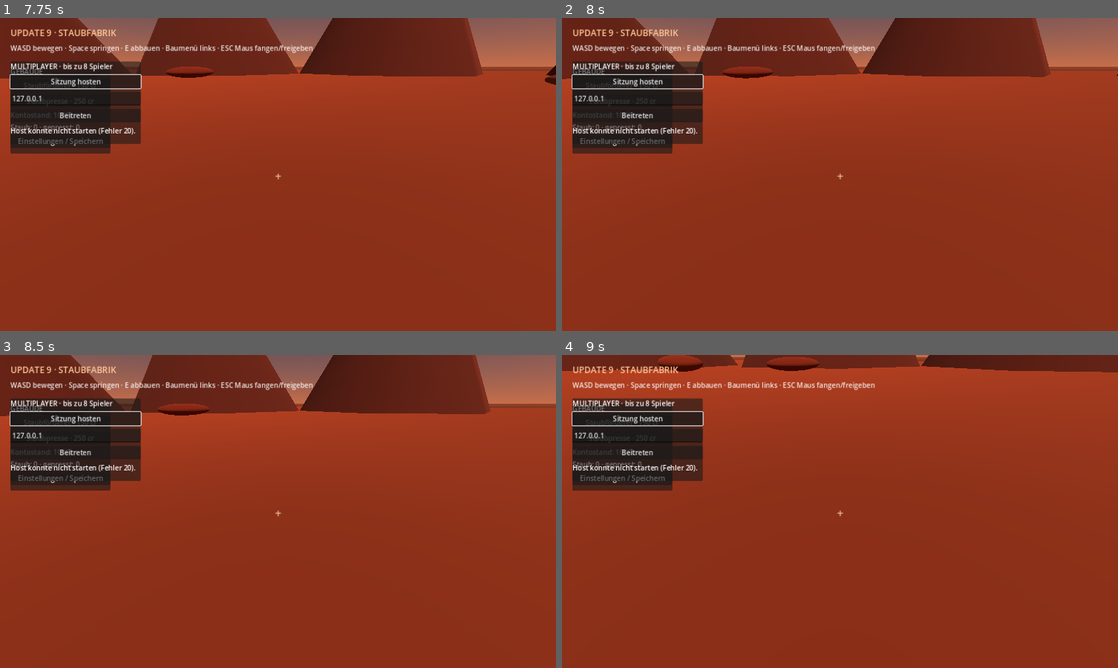
Above: before the commit, frames 1-4 (two rows, left to right).
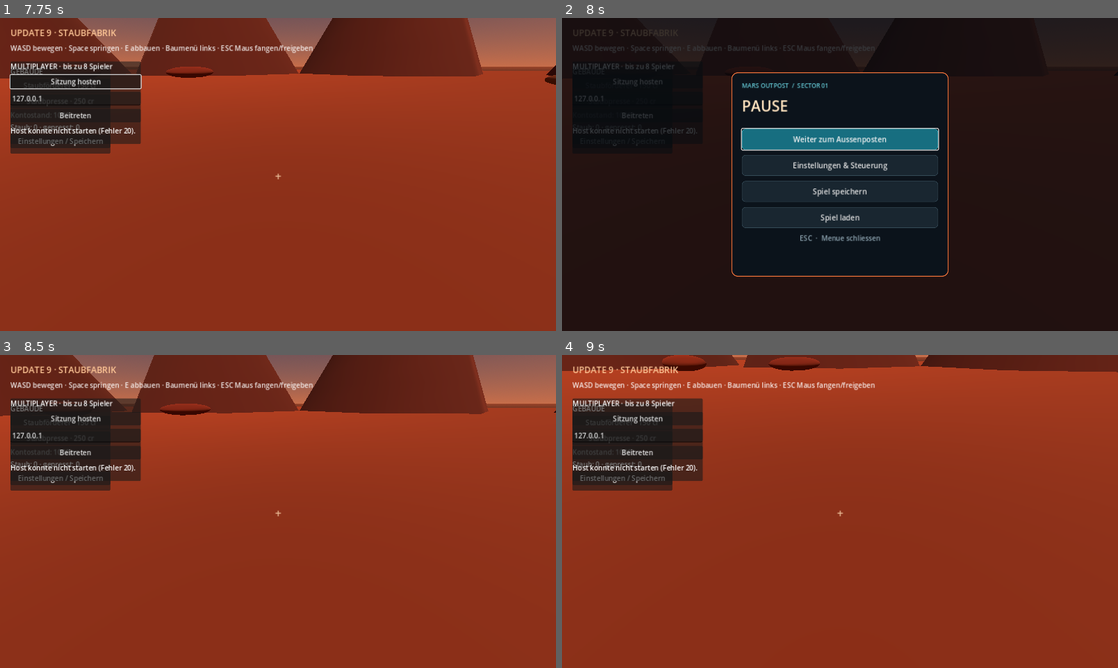
Above: after the commit, the same moments.

Repository: GuysLetsPlay/MarsFactory
Game: Godot game, scene res://main.tscn
Same seed, same stepped clock (60 frames per second), same inputs: the game is played once before the commit and once after it.
Inputs (mouse positions are in pixels of both pictures, inside the frame that each line leads up to):
- Up to frame 1 (7.75 s): click "Einstellungen / Speichern" at 0.5 s; click "Staubförderer · 150 cr" at 1.25 s; click "Staubpresse · 250 cr" at 2 s; click "Beitreten" at 2.75 s; click "Sitzung hosten" at 3.5 s; move the mouse to (305, 174) at 4.27 s; hold W (move_forward) from 4.28 s (still down); tap E every 0.75 s from 4.35 to 7.35 s; click (305, 174) at 4.42 s; move the mouse to (250, 174) at 5.02 s; click (250, 174) at 5.17 s; move the mouse to (289, 168) at 5.77 s; click (289, 168) at 5.92 s; move the mouse to (272, 180) at 6.52 s; click (272, 180) at 6.67 s; move the mouse to (316, 177) at 7.27 s; click (316, 177) at 7.42 s
- Up to frame 2 (8 s): keep holding W (move_forward); tap Escape at 7.9 s
- Up to frame 3 (8.5 s): release W (move_forward) at 8 s; click (278, 477) at 8 s, where only the run after the commit has a clickable "Weiter zum Aussenposten"
- Up to frame 4 (9 s): move the mouse to (795, 508) at 8.77 s; hold W (move_forward) from 8.78 s (still down); tap E at 8.85 s; click (795, 508) at 8.92 s

Frame 1 is identical in both runs. In frame 2, 98% of the frame differs, in the area x 0-100%, y 0-100%; in frame 3, 0.5%; in frame 4, 0.4%.

Commit message:
Pause menu and centered settings UI

Diff:
--- a/main.gd
+++ b/main.gd
@@ -13,11 +13,14 @@
 var balance_label: Label
 var production_label: Label
 var settings_panel: PanelContainer
+var pause_overlay: ColorRect
+var pause_panel: PanelContainer
 var remap_action := ""
 var restoring_save := false
 var key_labels := {"move_forward": "W", "move_back": "S", "move_left": "A", "move_right": "D", "jump": "Space"}
 
 func _ready() -> void:
+	process_mode = Node.PROCESS_MODE_ALWAYS
 	_setup_inputs()
 	_build_world()
 	multiplayer.peer_connected.connect(_on_peer_connected)
@@ -28,9 +31,12 @@
 	_spawn_player(multiplayer.get_unique_id())
 	_build_hud()
 	_build_network_menu()
+	_build_pause_menu()
 	_update_economy_ui()
 
 func _process(delta: float) -> void:
+	if get_tree().paused:
+		return
 	machine_timer += delta
 	if machine_timer >= 1.0:
 		machine_timer -= 1.0
@@ -375,9 +381,14 @@
 
 func _build_settings(layer: CanvasLayer) -> void:
 	settings_panel = PanelContainer.new()
-	settings_panel.position = Vector2(280, 112)
-	settings_panel.custom_minimum_size = Vector2(320, 300)
+	settings_panel.set_anchors_and_offsets_preset(Control.PRESET_CENTER)
+	settings_panel.offset_left = -230
+	settings_panel.offset_top = -210
+	settings_panel.offset_right = 230
+	settings_panel.offset_bottom = 210
 	settings_panel.visible = false
+	settings_panel.process_mode = Node.PROCESS_MODE_ALWAYS
+	settings_panel.add_theme_stylebox_override("panel", _menu_style(Color(0.055, 0.085, 0.12, 0.98), Color(0.24, 0.72, 0.82)))
 	layer.add_child(settings_panel)
 	var column := VBoxContainer.new()
 	settings_panel.add_child(column)
@@ -402,9 +413,110 @@
 	close_button.pressed.connect(_toggle_settings)
 	column.add_child(close_button)
 
+func _menu_style(fill: Color, border: Color) -> StyleBoxFlat:
+	var style := StyleBoxFlat.new()
+	style.bg_color = fill
+	style.border_color = border
+	style.set_border_width_all(2)
+	style.set_corner_radius_all(14)
+	style.content_margin_left = 24
+	style.content_margin_right = 24
+	style.content_margin_top = 20
+	style.content_margin_bottom = 20
+	return style
+
+func _build_pause_menu() -> void:
+	var layer := CanvasLayer.new()
+	layer.layer = 20
+	add_child(layer)
+	pause_overlay = ColorRect.new()
+	pause_overlay.color = Color(0.015, 0.035, 0.055, 0.78)
+	pause_overlay.set_anchors_and_offsets_preset(Control.PRESET_FULL_RECT)
+	pause_overlay.mouse_filter = Control.MOUSE_FILTER_STOP
+	pause_overlay.visible = false
+	pause_overlay.process_mode = Node.PROCESS_MODE_ALWAYS
+	layer.add_child(pause_overlay)
+	pause_panel = PanelContainer.new()
+	pause_panel.set_anchors_and_offsets_preset(Control.PRESET_CENTER)
+	pause_panel.offset_left = -250
+	pause_panel.offset_top = -235
+	pause_panel.offset_right = 250
+	pause_panel.offset_bottom = 235
+	pause_panel.add_theme_stylebox_override("panel", _menu_style(Color(0.045, 0.075, 0.105, 0.99), Color(0.91, 0.43, 0.22)))
+	pause_overlay.add_child(pause_panel)
+	var column := VBoxContainer.new()
+	column.add_theme_constant_override("separation", 12)
+	pause_panel.add_child(column)
+	var eyebrow := Label.new()
+	eyebrow.text = "MARS OUTPOST  /  SECTOR 01"
+	eyebrow.add_theme_color_override("font_color", Color(0.39, 0.78, 0.83))
+	eyebrow.add_theme_font_size_override("font_size", 14)
+	column.add_child(eyebrow)
+	var heading := Label.new()
+	heading.text = "PAUSE"
+	heading.add_theme_color_override("font_color", Color(1.0, 0.89, 0.75))
+	heading.add_theme_font_size_override("font_size", 34)
+	column.add_child(heading)
+	var divider := HSeparator.new()
+	column.add_child(divider)
+	_add_menu_button(column, "Weiter zum Aussenposten", _resume_game, true)
+	_add_menu_button(column, "Einstellungen & Steuerung", _open_settings, false)
+	_add_menu_button(column, "Spiel speichern", save_game, false)
+	_add_menu_button(column, "Spiel laden", load_game, false)
+	var footer := Label.new()
+	footer.text = "ESC  ·  Menue schliessen"
+	footer.horizontal_alignment = HORIZONTAL_ALIGNMENT_CENTER
+	footer.add_theme_color_override("font_color", Color(0.55, 0.64, 0.69))
+	column.add_child(footer)
+
+func _add_menu_button(parent: VBoxContainer, caption: String, action: Callable, primary: bool) -> void:
+	var button := Button.new()
+	button.text = caption
+	button.custom_minimum_size = Vector2(0, 48)
+	button.focus_mode = Control.FOCUS_ALL
+	button.add_theme_font_size_override("font_size", 17)
+	var normal := StyleBoxFlat.new()
+	normal.bg_color = Color(0.09, 0.43, 0.50) if primary else Color(0.10, 0.15, 0.19)
+	normal.border_color = Color(0.20, 0.74, 0.81) if primary else Color(0.22, 0.31, 0.36)
+	normal.set_border_width_all(1)
+	normal.set_corner_radius_all(8)
+	button.add_theme_stylebox_override("normal", normal)
+	var hover := normal.duplicate() as StyleBoxFlat
+	hover.bg_color = Color(0.13, 0.56, 0.63) if primary else Color(0.16, 0.25, 0.30)
+	button.add_theme_stylebox_override("hover", hover)
+	button.add_theme_stylebox_override("pressed", hover)
+	button.pressed.connect(action)
+	parent.add_child(button)
+
+func toggle_pause_menu() -> void:
+	if settings_panel.visible:
+		settings_panel.visible = false
+		pause_overlay.visible = true
+		return
+	var opening := not pause_overlay.visible
+	pause_overlay.visible = opening
+	get_tree().paused = opening
+	Input.mouse_mode = Input.MOUSE_MODE_VISIBLE if opening else Input.MOUSE_MODE_CAPTURED
+	if opening:
+		pause_panel.get_child(0).get_child(3).grab_focus()
+
+func _resume_game() -> void:
+	pause_overlay.visible = false
+	settings_panel.visible = false
+	get_tree().paused = false
+	Input.mouse_mode = Input.MOUSE_MODE_CAPTURED
+
+func _open_settings() -> void:
+	pause_overlay.visible = false
+	settings_panel.visible = true
+	Input.mouse_mode = Input.MOUSE_MODE_VISIBLE
+
 func _toggle_settings() -> void:
-	settings_panel.visible = not settings_panel.visible
-	Input.mouse_mode = Input.MOUSE_MODE_VISIBLE if settings_panel.visible else Input.MOUSE_MODE_CAPTURED
+	if settings_panel.visible:
+		settings_panel.visible = false
+		pause_overlay.visible = true
+	else:
+		_open_settings()
 
 func _unhandled_input(event: InputEvent) -> void:
 	if remap_action != "" and event is InputEventKey and event.pressed:
--- a/player.gd
+++ b/player.gd
@@ -13,6 +13,7 @@
 var belt_mode := false
 
 func _ready() -> void:
+	process_mode = Node.PROCESS_MODE_ALWAYS
 	is_local_player = is_multiplayer_authority()
 	var capsule := CollisionShape3D.new()
 	var shape := CapsuleShape3D.new()
@@ -47,8 +48,9 @@
 		rotate_y(-event.relative.x * MOUSE_SENSITIVITY)
 		pitch = clampf(pitch - event.relative.y * MOUSE_SENSITIVITY, deg_to_rad(-82), deg_to_rad(82))
 		camera.rotation.x = pitch
-	if event is InputEventKey and event.pressed and event.keycode == KEY_ESCAPE:
-		Input.mouse_mode = Input.MOUSE_MODE_VISIBLE
+	if event is InputEventKey and event.pressed and not event.echo and event.keycode == KEY_ESCAPE:
+		get_parent().toggle_pause_menu()
+		get_viewport().set_input_as_handled()
 	if event is InputEventMouseButton and event.pressed and event.button_index == MOUSE_BUTTON_LEFT:
 		if belt_mode:
 			_place_belt()
@@ -78,6 +80,8 @@
 		get_parent().add_conveyor(hit["position"], rotation.y)
 
 func _physics_process(delta: float) -> void:
+	if get_tree().paused:
+		return
 	if not is_local_player:
 		global_position = global_position.lerp(remote_target_position, min(delta * 12.0, 1.0))
 		rotation.y = lerp_angle(rotation.y, remote_target_rotation.y, min(delta * 12.0, 1.0))
